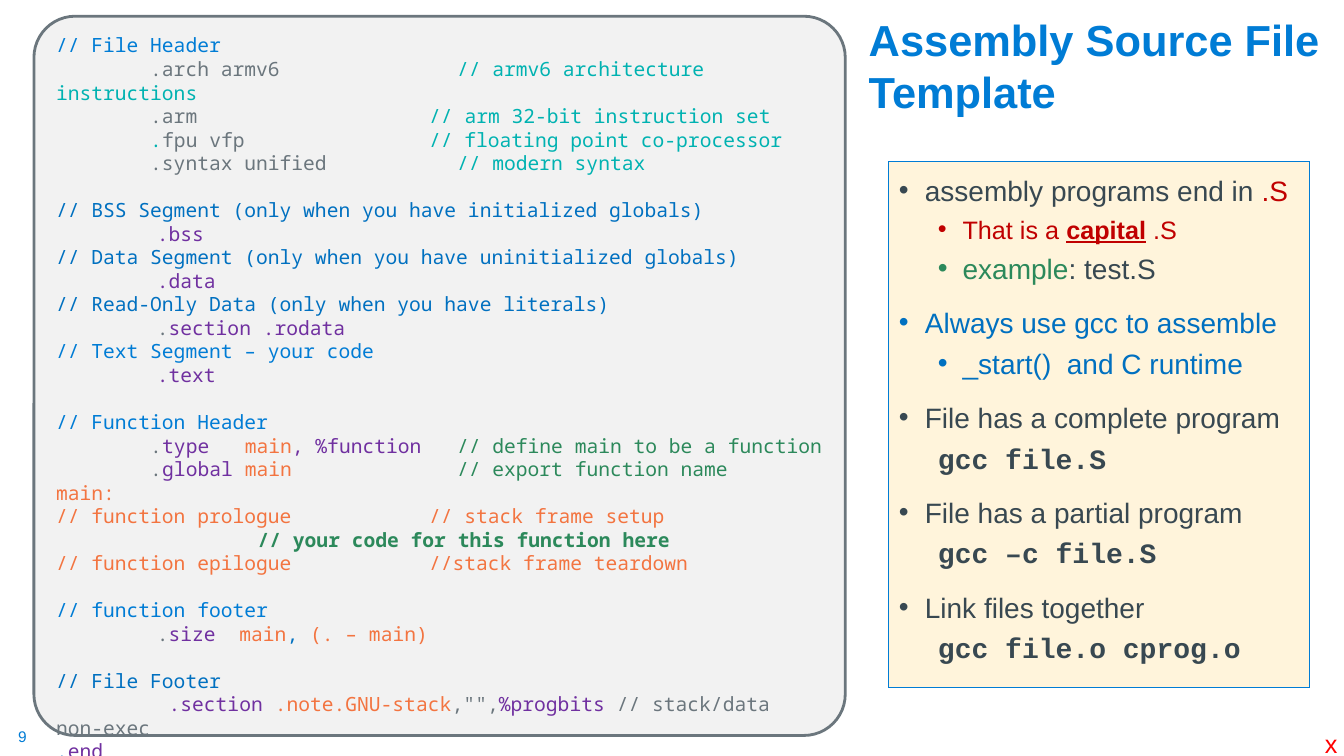
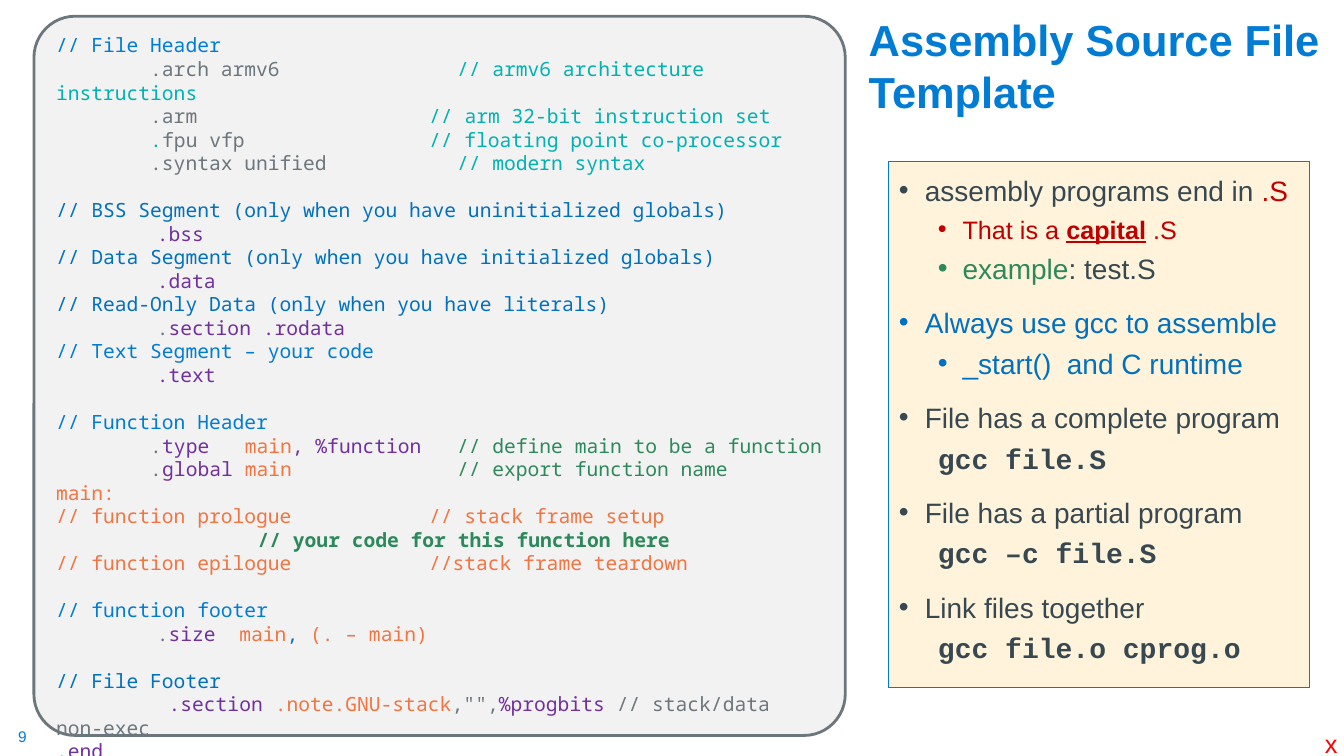
Before and after one commit to cse30-sp24/Muller-Slides, a slide deck: slide 9 of 06-Arm-Part3.pptx. Drawn at 1344x756 pixels with LibreOffice and Linux fonts; fonts in the diff are those of the drawing. Boxes give left, top, right and bottom in pixels: in the first picture for what was removed or moved away, otherwise in the second. Text is boxed around its words. In the diff, an @@ line names an element or a change of style, - is before the commit and + after.

```diff
--- a/06-Arm-Part3.pptx
+++ b/06-Arm-Part3.pptx
@@ text in rounded rectangle at bbox=[91, 202, 727, 222]: text changed @@
-// BSS Segment (only when you have initialized globals)
+// BSS Segment (only when you have uninitialized globals)
@@ text in rounded rectangle at bbox=[91, 249, 715, 269]: text changed @@
-// Data Segment (only when you have uninitialized globals)
+// Data Segment (only when you have initialized globals)
```
Also in this commit, not shown: 15 other slides changed, 5 slides added, 5 slides removed, 1 other file.
